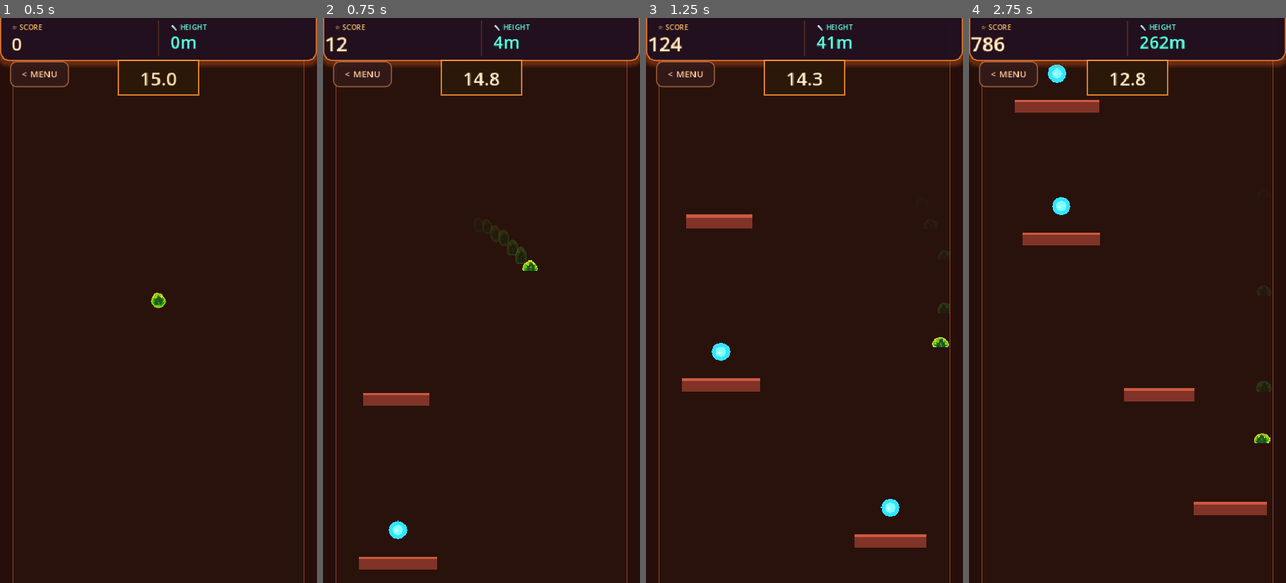
Above: before the commit, frames 1-4 (left to right).
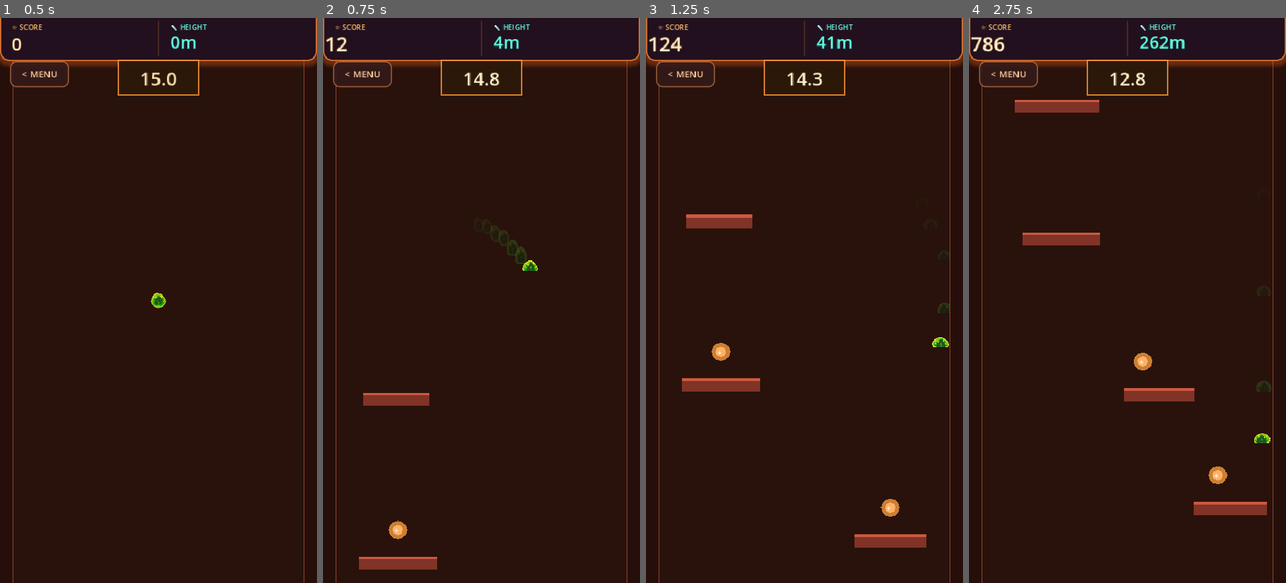
Above: after the commit, the same moments.

Repository: Fishbowl37/PlatfromJP
Game: Godot game, scene res://scenes/FreeFallMode.tscn
The game is run twice, just before and just after one commit, with the same random seed, the same clock (stepped at 60 frames per second) and the same inputs. This scene is started directly instead of the project's main scene.
Inputs (mouse positions are in pixels of both pictures, inside the frame that each line leads up to):
- Up to frame 1 (0.5 s): no input
- Up to frame 2 (0.75 s): move the mouse to (551, 272) at 0.52 s; hold D (move_right) from 0.53 s (still down); tap Space (jump) at 0.6 s; click (551, 272) at 0.67 s
- Up to frame 3 (1.25 s): keep holding D (move_right); tap Space (jump) at 0.77, 1.07 s
- Up to frame 4 (2.75 s): release D (move_right) at 1.25 s; drag from (1064, 328) to (1213, 498) at 1.27 s; move the mouse to (1159, 176) at 2.02 s; hold D (move_right) from 2.03 s (still down); tap Space (jump) at 2.1 s; click (1159, 176) at 2.17 s

Frame 1 is identical in both runs. In frame 2, 0.1% of the frame differs, in the area x 20-27%, y 88-93%; in frame 3, 0.3%; in frame 4, 0.6%, in the area x 24-82%, y 8-83%.

Commit message:
alignments

Diff:
--- a/scripts/FreeFallMode.gd
+++ b/scripts/FreeFallMode.gd
@@ -74,6 +74,11 @@
 var original_player_scale: Vector2 = Vector2.ONE
 var is_slowmo: bool = false
 var slowmo_timer: float = 0.0
+
+# Trap effects
+var is_slowed_by_trap: bool = false
+var slowdown_trap_timer: float = 0.0
+var original_player_speed: float = 0.0
 
 # Difficulty tracking
 var difficulty_level: int = 0
@@ -314,27 +319,83 @@
 
 	coin.set_meta("coin_type", coin_type)
 
+	# Kill existing aura tween if any
+	if coin.has_meta("aura_tween"):
+		var old_tween = coin.get_meta("aura_tween") as Tween
+		if old_tween and old_tween.is_valid():
+			old_tween.kill()
+		coin.remove_meta("aura_tween")
+
+	# Remove existing aura if any
+	var existing_aura = coin.get_node_or_null("Aura")
+	if existing_aura:
+		existing_aura.queue_free()
+
 	match coin_type:
-		0:  # Normal time coin (cyan)
-			outer.color = Color(0.2, 0.9, 1.0)
-			inner.color = Color(0.5, 1.0, 1.0)
+		0:  # Bronze time coin - 1.5 sec (common)
+			outer.color = Color(0.8, 0.5, 0.2)  # Bronze
+			inner.color = Color(1.0, 0.7, 0.4)
 			icon.text = "+"
 			icon.add_theme_color_override("font_color", Color(1, 1, 1))
-		1:  # Shrink power-up (pink)
+		1:  # Silver time coin - 2.0 sec (rare)
+			outer.color = Color(0.7, 0.75, 0.8)  # Silver
+			inner.color = Color(0.9, 0.92, 0.95)
+			icon.text = "++"
+			icon.position = Vector2(-9, -8)
+			icon.add_theme_color_override("font_color", Color(0.3, 0.35, 0.4))
+		2:  # Gold time coin - 2.5 sec (very rare)
+			outer.color = Color(1.0, 0.85, 0.2)  # Gold
+			inner.color = Color(1.0, 0.95, 0.5)
+			icon.text = "+++"
+			icon.position = Vector2(-12, -8)
+			icon.add_theme_color_override("font_color", Color(0.5, 0.35, 0.0))
+		3:  # Trap coin - slows player (red aura, looks like bronze)
+			outer.color = Color(0.8, 0.5, 0.2)  # Same as bronze
+			inner.color = Color(1.0, 0.7, 0.4)
+			icon.text = "+"
+			icon.add_theme_color_override("font_color", Color(1, 1, 1))
+			# Add red aura
+			_add_trap_aura(coin)
+		4:  # Shrink power-up (pink) - unlocked at depth
 			outer.color = Color(1.0, 0.4, 0.8)
 			inner.color = Color(1.0, 0.7, 0.9)
 			icon.text = "S"
+			icon.position = Vector2(-6, -8)
 			icon.add_theme_color_override("font_color", Color(0.3, 0, 0.2))
-		2:  # Slow-mo (yellow)
-			outer.color = Color(1.0, 0.9, 0.2)
-			inner.color = Color(1.0, 1.0, 0.6)
+		5:  # Slow-mo (purple) - unlocked at depth
+			outer.color = Color(0.6, 0.3, 0.9)
+			inner.color = Color(0.8, 0.6, 1.0)
 			icon.text = "◷"
-			icon.add_theme_color_override("font_color", Color(0.3, 0.2, 0))
-		3:  # Trap coin (red tint - looks like normal but reddish)
-			outer.color = Color(0.4, 0.7, 0.9)  # Slightly off cyan
-			inner.color = Color(0.6, 0.85, 0.95)
-			icon.text = "+"
-			icon.add_theme_color_override("font_color", Color(1, 0.8, 0.8))
+			icon.position = Vector2(-6, -8)
+			icon.add_theme_color_override("font_color", Color(0.2, 0.1, 0.3))
+
+func _add_trap_aura(coin: Area2D) -> void:
+	# Create a red glowing aura around trap coins
+	var aura = Polygon2D.new()
+	aura.name = "Aura"
+	var aura_points: PackedVector2Array = []
+	for j in range(16):
+		var angle = (TAU / 16) * j
+		aura_points.append(Vector2(cos(angle), sin(angle)) * 20)
+	aura.polygon = aura_points
+	aura.color = Color(1.0, 0.2, 0.1, 0.35)  # Red semi-transparent
+	aura.z_index = -1  # Behind the coin
+	coin.add_child(aura)
+
+	# Add pulsing animation to aura (store reference to kill later)
+	var tween = create_tween()
+	tween.set_loops()
+	tween.tween_property(aura, "modulate:a", 0.5, 0.4)
+	tween.tween_property(aura, "modulate:a", 1.0, 0.4)
+	coin.set_meta("aura_tween", tween)
+
+func _cleanup_coin_aura(coin: Area2D) -> void:
+	# Kill aura tween if exists
+	if coin.has_meta("aura_tween"):
+		var tween = coin.get_meta("aura_tween") as Tween
+		if tween and tween.is_valid():
+			tween.kill()
+		coin.remove_meta("aura_tween")
 
 func start_game() -> void:
 	is_game_active = true
@@ -353,6 +414,8 @@
 	shrink_timer = 0.0
 	is_slowmo = false
 	slowmo_timer = 0.0
+	is_slowed_by_trap = false
+	slowdown_trap_timer = 0.0
 	current_wind_force = 0.0
 	current_speed_multiplier = 1.0
 	current_fog_alpha = 0.0
@@ -366,8 +429,11 @@
 		var center_x = tower_left_margin + tower_width / 2.0
 		player.global_position = Vector2(center_x, 100)
 		player.velocity = Vector2.ZERO
-		player.modulate.a = 1.0
+		player.modulate = Color(1, 1, 1, 1)  # Reset both color and alpha
 		player.scale = original_player_scale
+		# Restore original run speed if it was changed by trap
+		if original_player_speed > 0:
+			player.run_speed = original_player_speed
 		start_y = player.global_position.y
 
 	# Reset camera
@@ -382,6 +448,7 @@
 
 	# Clear coins
 	for coin in active_coins:
+		_cleanup_coin_aura(coin)
 		coin.visible = false
 		coin_pool.append(coin)
 	active_coins.clear()
@@ -431,6 +498,18 @@
 			if player:
 				var tween = create_tween()
 				tween.tween_property(player, "scale", original_player_scale, 0.3)
+
+	# Update slowdown trap effect
+	if is_slowed_by_trap:
+		slowdown_trap_timer -= delta
+		if slowdown_trap_timer <= 0:
+			is_slowed_by_trap = false
+			if player:
+				# Restore original speed
+				player.run_speed = original_player_speed
+				# Remove red tint
+				var tween = create_tween()
+				tween.tween_property(player, "modulate", Color(1, 1, 1), 0.3)
 
 	# Update difficulty based on depth
 	update_difficulty()
@@ -778,16 +857,32 @@
 
 	var coin = coin_pool.pop_back()
 
-	# Determine coin type based on depth
-	var coin_type = 0  # Normal
+	# Determine coin type with rarity system
+	var coin_type = 0  # Bronze (1.5s) - most common
+	var roll = randf()
+
+	# Time coins (always available):
+	# Bronze (1.5s): 60% chance
+	# Silver (2.0s): 20% chance
+	# Gold (2.5s): 10% chance
+	# Trap: 10% chance
+
+	if roll < 0.60:
+		coin_type = 0  # Bronze - 1.5 sec
+	elif roll < 0.80:
+		coin_type = 1  # Silver - 2.0 sec (rare)
+	elif roll < 0.90:
+		coin_type = 2  # Gold - 2.5 sec (very rare)
+	else:
+		coin_type = 3  # Trap coin - slows player
+
+	# Power-ups only at deeper depths (replace some time coins)
 	if max_depth >= DEPTH_POWERUPS:
-		var roll = randf()
-		if roll < 0.1:
-			coin_type = 1  # Shrink
-		elif roll < 0.2:
-			coin_type = 2  # Slow-mo
-		elif roll < 0.3:
-			coin_type = 3  # Trap
+		var powerup_roll = randf()
+		if powerup_roll < 0.08:
+			coin_type = 4  # Shrink
+		elif powerup_roll < 0.16:
+			coin_type = 5  # Slow-mo
 
 	_style_coin(coin, coin_type)
 	coin.global_position = Vector2(x, y)
@@ -861,6 +956,7 @@
 			coins_to_recycle.append(coin)
 
 	for coin in coins_to_recycle:
+		_cleanup_coin_aura(coin)
 		coin.visible = false
 		active_coins.erase(coin)
 		coin_pool.append(coin)
@@ -876,26 +972,35 @@
 	var coin_type = coin.get_meta("coin_type", 0)
 
 	match coin_type:
-		0:  # Normal time coin
+		0:  # Bronze time coin - 1.5 sec
 			coins_collected += 1
-			var bonus_time = randf_range(1.5, 3.0)
-			time_remaining += bonus_time
-			_spawn_particles(coin.global_position, Color(0.3, 1.0, 1.0))
-			_show_time_bonus("+%.1fs" % bonus_time)
-		1:  # Shrink power-up
+			time_remaining += 1.5
+			_spawn_particles(coin.global_position, Color(0.8, 0.5, 0.2))
+			_show_time_bonus("+1.5s")
+		1:  # Silver time coin - 2.0 sec
+			coins_collected += 1
+			time_remaining += 2.0
+			_spawn_particles(coin.global_position, Color(0.7, 0.75, 0.8))
+			_show_time_bonus("+2.0s")
+		2:  # Gold time coin - 2.5 sec
+			coins_collected += 1
+			time_remaining += 2.5
+			_spawn_particles(coin.global_position, Color(1.0, 0.85, 0.2))
+			_show_time_bonus("+2.5s")
+		3:  # Trap coin - slows player down
+			activate_slowdown_trap()
+			_spawn_particles(coin.global_position, Color(1.0, 0.3, 0.2))
+			_show_time_bonus("SLOWED!")
+			if hud:
+				hud.trigger_screen_flash(Color(1.0, 0.2, 0.1, 0.4))
+		4:  # Shrink power-up
 			activate_shrink()
 			_spawn_particles(coin.global_position, Color(1.0, 0.4, 0.8))
-		2:  # Slow-mo
+		5:  # Slow-mo power-up
 			activate_slowmo()
-			_spawn_particles(coin.global_position, Color(1.0, 0.9, 0.2))
-		3:  # Trap coin
-			time_remaining -= 3.0
-			time_remaining = max(0.1, time_remaining)
-			_spawn_particles(coin.global_position, Color(1.0, 0.3, 0.2))
-			_show_time_bonus("-3.0s TRAP!")
-			if hud:
-				hud.trigger_screen_flash(Color(1.0, 0.2, 0.1, 0.4))
-
+			_spawn_particles(coin.global_position, Color(0.6, 0.3, 0.9))
+
+	_cleanup_coin_aura(coin)
 	coin.visible = false
 	active_coins.erase(coin)
 	coin_pool.append(coin)
@@ -920,6 +1025,22 @@
 
 	if hud:
 		hud.show_combo_word("SLOW-MO! 3s")
+
+func activate_slowdown_trap() -> void:
+	is_slowed_by_trap = true
+	slowdown_trap_timer = 3.0
+
+	if player:
+		# Store original speed and slow down horizontal movement
+		original_player_speed = player.run_speed
+		player.run_speed = original_player_speed * 0.4  # 40% of normal speed
+
+		# Visual feedback - red tint on player
+		var tween = create_tween()
+		tween.tween_property(player, "modulate", Color(1.0, 0.5, 0.5), 0.15)
+
+	if hud:
+		hud.show_combo_word("SLOWED! 3s")
 
 func _show_time_bonus(text: String) -> void:
 	if hud:
@@ -985,7 +1106,9 @@
 		hud.set_distance(max_depth)
 
 		# Show current zone/effect
-		if is_slowmo:
+		if is_slowed_by_trap:
+			hud.set_zone("SLOWED!")
+		elif is_slowmo:
 			hud.set_zone("SLOW-MO")
 		elif is_shrunk:
 			hud.set_zone("SHRUNK")
--- a/scripts/ui/SkinsPanel.gd
+++ b/scripts/ui/SkinsPanel.gd
@@ -6,14 +6,37 @@
 var is_open: bool = false
 var skin_buttons: Dictionary = {}
 var selected_skin: String = ""
-var preview_container: Control = null
+var preview_container: SubViewportContainer = null
+var preview_viewport: SubViewport = null
 var preview_sprite: AnimatedSprite2D = null
 var skin_manager: Node = null
+
+# Preview area dimensions - used for scaling sprites to fit
+const PREVIEW_WIDTH: float = 290.0
+const PREVIEW_HEIGHT: float = 120.0
+const PREVIEW_TARGET_HEIGHT: float = 90.0  # Target sprite height within preview
+
+# Animation cycling
+const PREVIEW_ANIMATIONS: Array[String] = ["idle", "run", "jump"]
+const ANIMATION_DISPLAY_TIME: float = 1.5  # Seconds to show each animation
+var current_animation_index: int = 0
+var animation_timer: float = 0.0
 
 func _ready() -> void:
 	layer = 100
 	process_mode = Node.PROCESS_MODE_ALWAYS
 	visible = false
+
+func _process(delta: float) -> void:
+	if not is_open or not preview_sprite:
+		return
+
+	# Cycle through animations
+	animation_timer += delta
+	if animation_timer >= ANIMATION_DISPLAY_TIME:
+		animation_timer = 0.0
+		current_animation_index = (current_animation_index + 1) % PREVIEW_ANIMATIONS.size()
+		_play_current_animation()
 
 func _input(event: InputEvent) -> void:
 	if is_open and event.is_action_pressed("ui_cancel"):
@@ -104,7 +127,8 @@
 
 	# === PREVIEW AREA ===
 	var preview_y = py + 50
-	var preview_h = 120
+	var preview_h = int(PREVIEW_HEIGHT)
+	var preview_w = int(pw - 50)
 
 	# Preview background with subtle border
 	var preview_border = ColorRect.new()
@@ -116,28 +140,35 @@
 	var preview_bg = ColorRect.new()
 	preview_bg.color = Color(0.06, 0.04, 0.12)
 	preview_bg.position = Vector2(px + 25, preview_y)
-	preview_bg.size = Vector2(pw - 50, preview_h)
+	preview_bg.size = Vector2(preview_w, preview_h)
 	add_child(preview_bg)
 
-	# Create a container for the preview to clip content
-	preview_container = Control.new()
+	# Use SubViewportContainer + SubViewport for proper 2D clipping
+	preview_container = SubViewportContainer.new()
 	preview_container.position = Vector2(px + 25, preview_y)
-	preview_container.size = Vector2(pw - 50, preview_h)
-	preview_container.clip_contents = true
+	preview_container.size = Vector2(preview_w, preview_h)
+	preview_container.stretch = true
 	add_child(preview_container)
 
-	# Character preview sprite - positioned relative to container
+	preview_viewport = SubViewport.new()
+	preview_viewport.size = Vector2i(preview_w, preview_h)
+	preview_viewport.transparent_bg = true
+	preview_viewport.handle_input_locally = false
+	preview_viewport.gui_disable_input = true
+	preview_container.add_child(preview_viewport)
+
+	# Character preview sprite - centered in viewport
 	preview_sprite = AnimatedSprite2D.new()
-	# Center in container: container is (pw-50) wide, preview_h tall
-	# Position relative to container's top-left
-	preview_sprite.position = Vector2((pw - 50) / 2, preview_h / 2 + 20)
-	preview_sprite.scale = Vector2(1.8, 1.8)
+	preview_sprite.position = Vector2(preview_w / 2.0, preview_h / 2.0 + 10)
 	preview_sprite.centered = true
 	var frames = load("res://assets/sprites/player/player_frames.tres")
 	if frames:
 		preview_sprite.sprite_frames = frames
-		preview_sprite.play("idle")
-	preview_container.add_child(preview_sprite)
+		# Calculate scale to fit sprite within preview area
+		_update_preview_scale(frames)
+		# Start animation cycle
+		_reset_animation_cycle()
+	preview_viewport.add_child(preview_sprite)
 
 	# === SKIN NAME LABEL ===
 	var name_label = Label.new()
@@ -211,6 +242,52 @@
 	if skin_manager and skin_manager.has_method("get_all_skins"):
 		return skin_manager.get_all_skins()
 	return {"default": {"name": "Classic", "price": 0, "icon": "🧍", "sprite_modulate": Color(1, 1, 1)}}
+
+func _update_preview_scale(sprite_frames: SpriteFrames) -> void:
+	if not preview_sprite or not sprite_frames:
+		return
+
+	# Get the first frame of idle animation to determine sprite size
+	var frame_texture: Texture2D = null
+	if sprite_frames.has_animation("idle") and sprite_frames.get_frame_count("idle") > 0:
+		frame_texture = sprite_frames.get_frame_texture("idle", 0)
+
+	if not frame_texture:
+		preview_sprite.scale = Vector2(0.7, 0.7)
+		return
+
+	var sprite_size = frame_texture.get_size()
+
+	# Calculate scale to fit sprite within target height while maintaining aspect ratio
+	var scale_factor = PREVIEW_TARGET_HEIGHT / sprite_size.y
+
+	# Also ensure it doesn't exceed width
+	var max_width_scale = (PREVIEW_WIDTH - 40) / sprite_size.x
+	scale_factor = min(scale_factor, max_width_scale)
+
+	# Clamp scale to reasonable bounds
+	scale_factor = clamp(scale_factor, 0.3, 1.5)
+
+	preview_sprite.scale = Vector2(scale_factor, scale_factor)
+
+func _play_current_animation() -> void:
+	if not preview_sprite or not preview_sprite.sprite_frames:
+		return
+
+	var anim_name = PREVIEW_ANIMATIONS[current_animation_index]
+
+	# Check if this animation exists in the sprite frames
+	if preview_sprite.sprite_frames.has_animation(anim_name):
+		preview_sprite.play(anim_name)
+	else:
+		# Fallback to idle if animation doesn't exist
+		if preview_sprite.sprite_frames.has_animation("idle"):
+			preview_sprite.play("idle")
+
+func _reset_animation_cycle() -> void:
+	current_animation_index = 0
+	animation_timer = 0.0
+	_play_current_animation()
 
 func _create_skin_button(skin_id: String, skin_data: Dictionary, pos: Vector2, size: int) -> Control:
 	var container = Control.new()
@@ -328,17 +405,20 @@
 
 		# Load custom sprite frames if skin has them
 		var sprite_frames_path = skin_data.get("sprite_frames_path", "")
+		var frames_to_use: SpriteFrames = null
+
 		if sprite_frames_path != "":
-			var custom_frames = load(sprite_frames_path)
-			if custom_frames:
-				preview_sprite.sprite_frames = custom_frames
-				preview_sprite.play("idle")
+			frames_to_use = load(sprite_frames_path)
 		else:
 			# Load default sprite frames
-			var default_frames = load("res://assets/sprites/player/player_frames.tres")
-			if default_frames:
-				preview_sprite.sprite_frames = default_frames
-				preview_sprite.play("idle")
+			frames_to_use = load("res://assets/sprites/player/player_frames.tres")
+
+		if frames_to_use:
+			preview_sprite.sprite_frames = frames_to_use
+			# Update scale to fit the new sprite properly
+			_update_preview_scale(frames_to_use)
+			# Reset and start animation cycle from idle
+			_reset_animation_cycle()
 
 	# Update name label
 	var name_label = get_node_or_null("SkinNameLabel")
@@ -391,6 +471,7 @@
 	is_open = false
 	visible = false
 	preview_sprite = null
+	preview_viewport = null
 	preview_container = null
 
 	for child in get_children():
